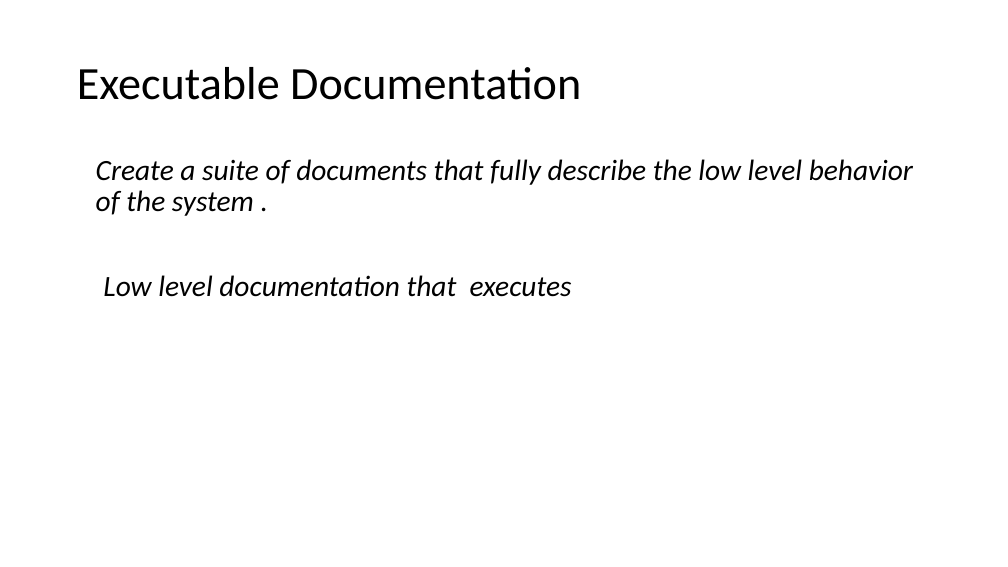
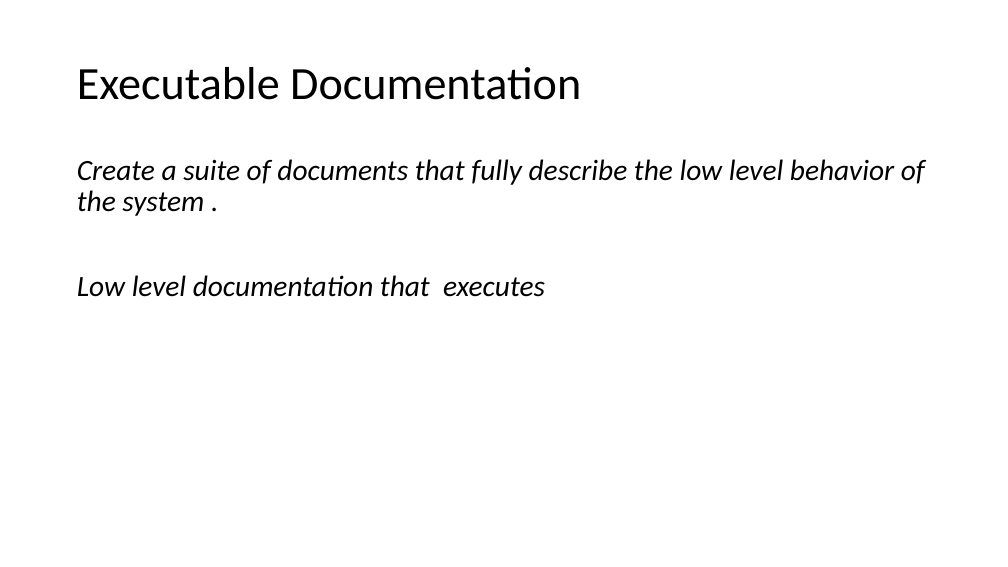
Before and after one commit to SunilPrasad/GithubRepo, a slide deck: slide 12 of TDDExamples/Persentation/TDD.pptx (slide 9 before the commit). Drawn at 1008x567 pixels with LibreOffice and Linux fonts; fonts in the diff are those of the drawing. Boxes give left, top, right and bottom in pixels: in the first picture for what was removed or moved away, otherwise in the second. Text is boxed around its words. In the diff, an @@ line names an element or a change of style, - is before the commit and + after.

```diff
--- a/TDDExamples/Persentation/TDD.pptx
+++ b/TDDExamples/Persentation/TDD.pptx
@@ text "Create a suite of documents ..." at <box>77,159,925,297</box>: indent changed @@
```
Also in this commit, not shown: 5 other slides changed, 3 slides added, 1 other file.
